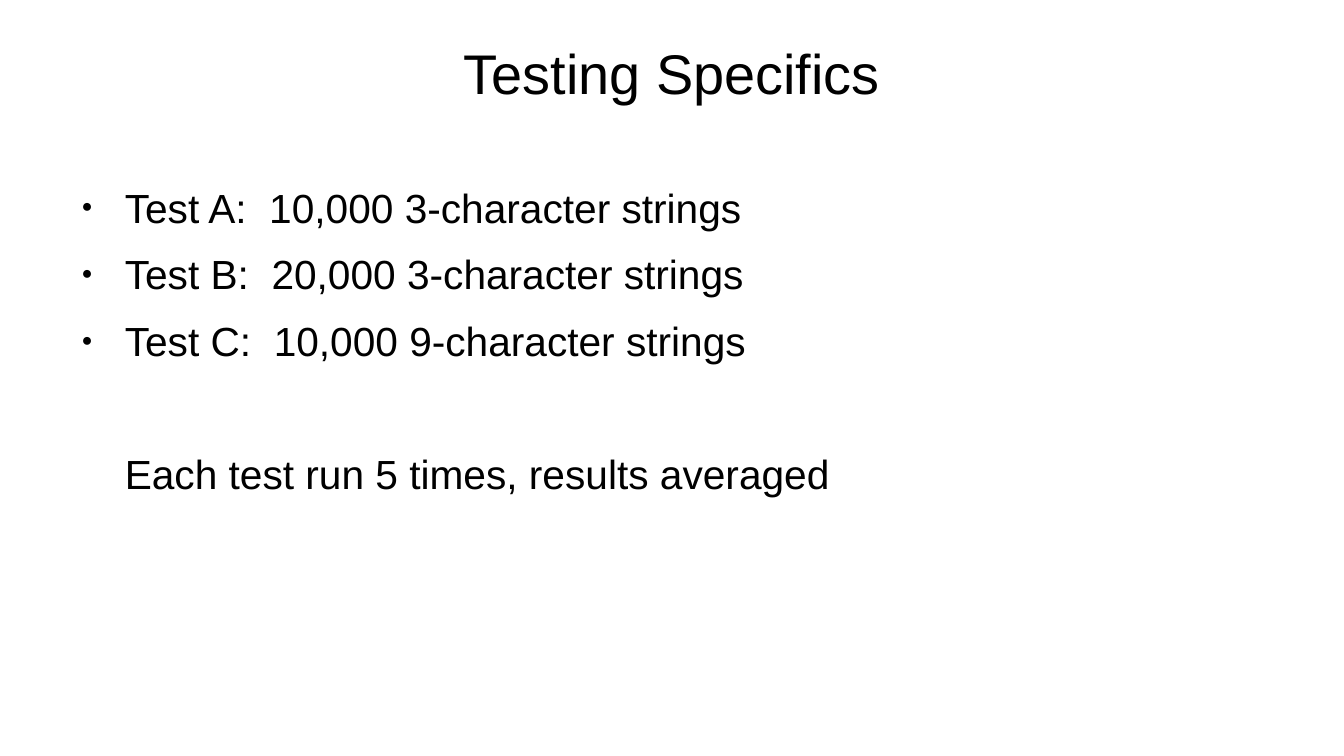
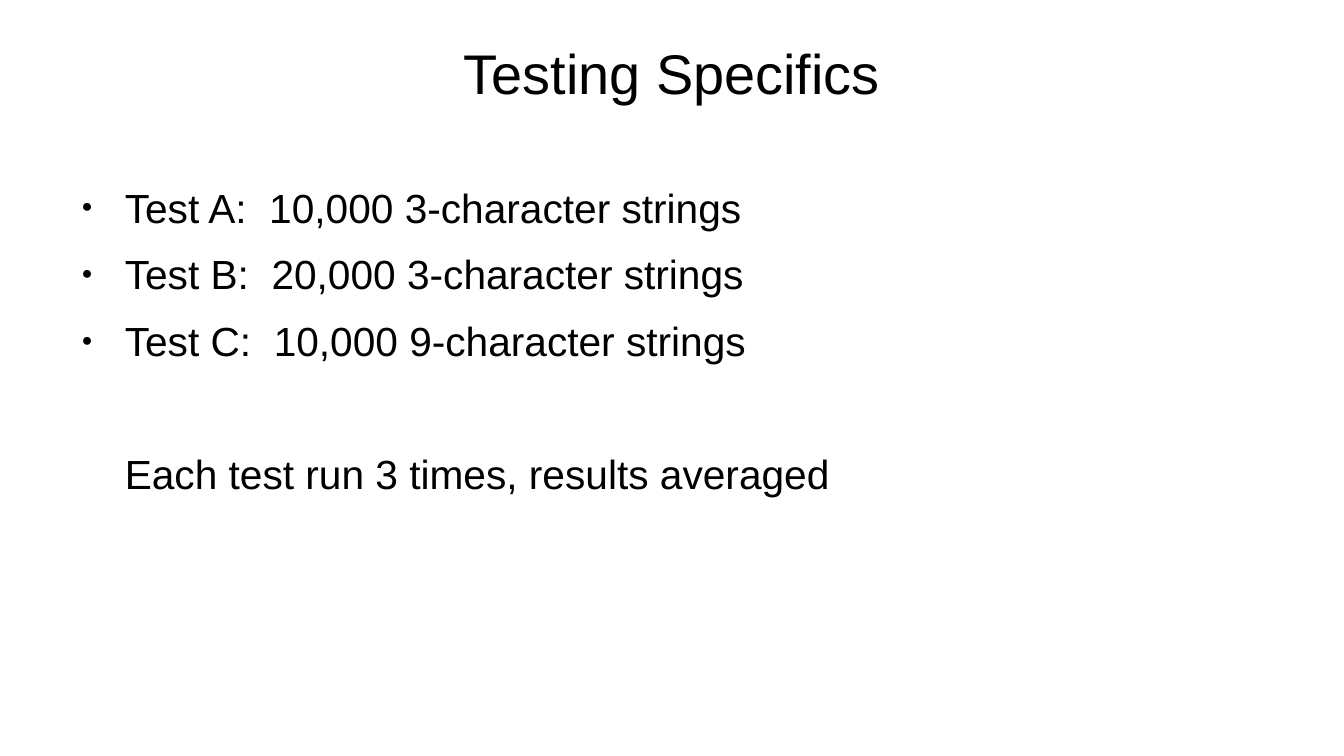
Before and after one commit to alexanderhunter80/data-structures, a slide deck: slide 6 of documents/pres.odp. Drawn at 1344x756 pixels with LibreOffice and Linux fonts; fonts in the diff are those of the drawing; background and template pictures are left out. Boxes give left, top, right and bottom in pixels: in the first picture for what was removed or moved away, otherwise in the second. Text is boxed around its words. In the diff, an @@ line names an element or a change of style, - is before the commit and + after.

```diff
--- a/documents/pres.odp
+++ b/documents/pres.odp
@@ text at [125,459,829,497]: text changed @@
-Each test run 5 times, results averaged
+Each test run 3 times, results averaged
```
Also in this commit, not shown: 6 other files.
